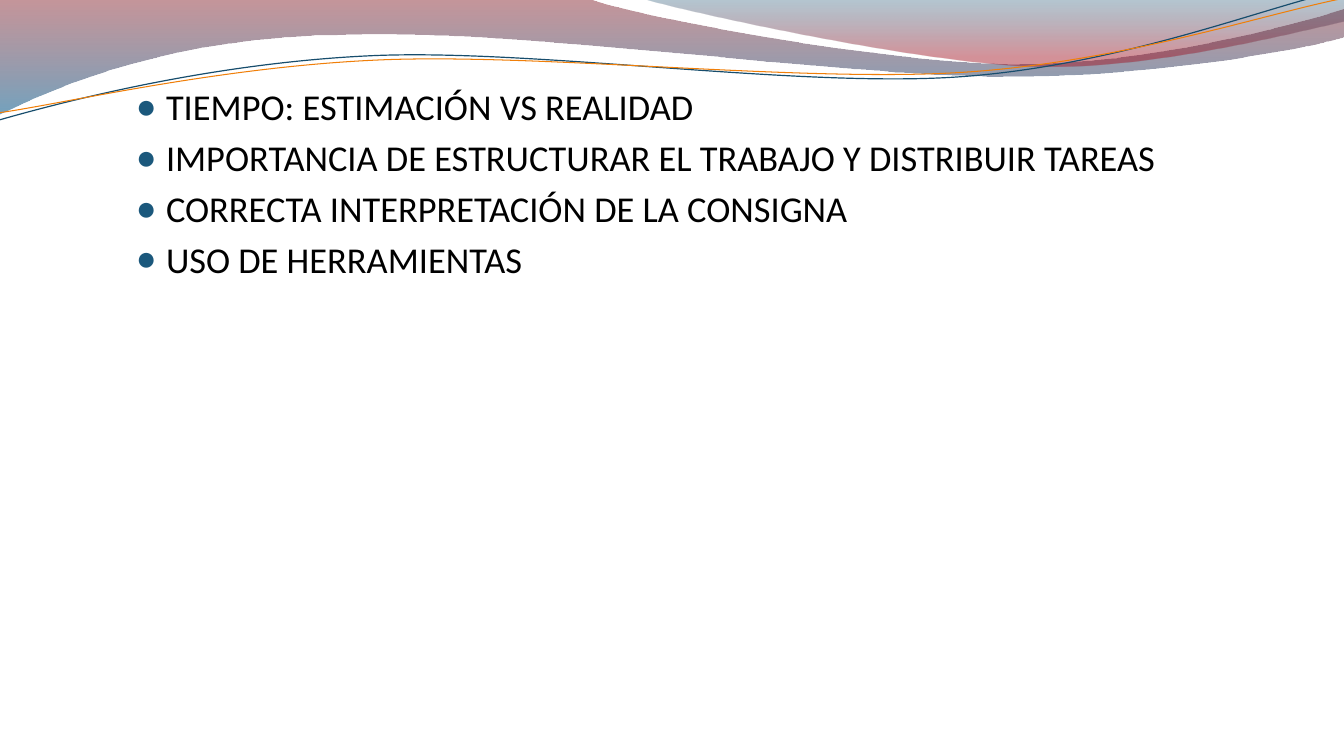
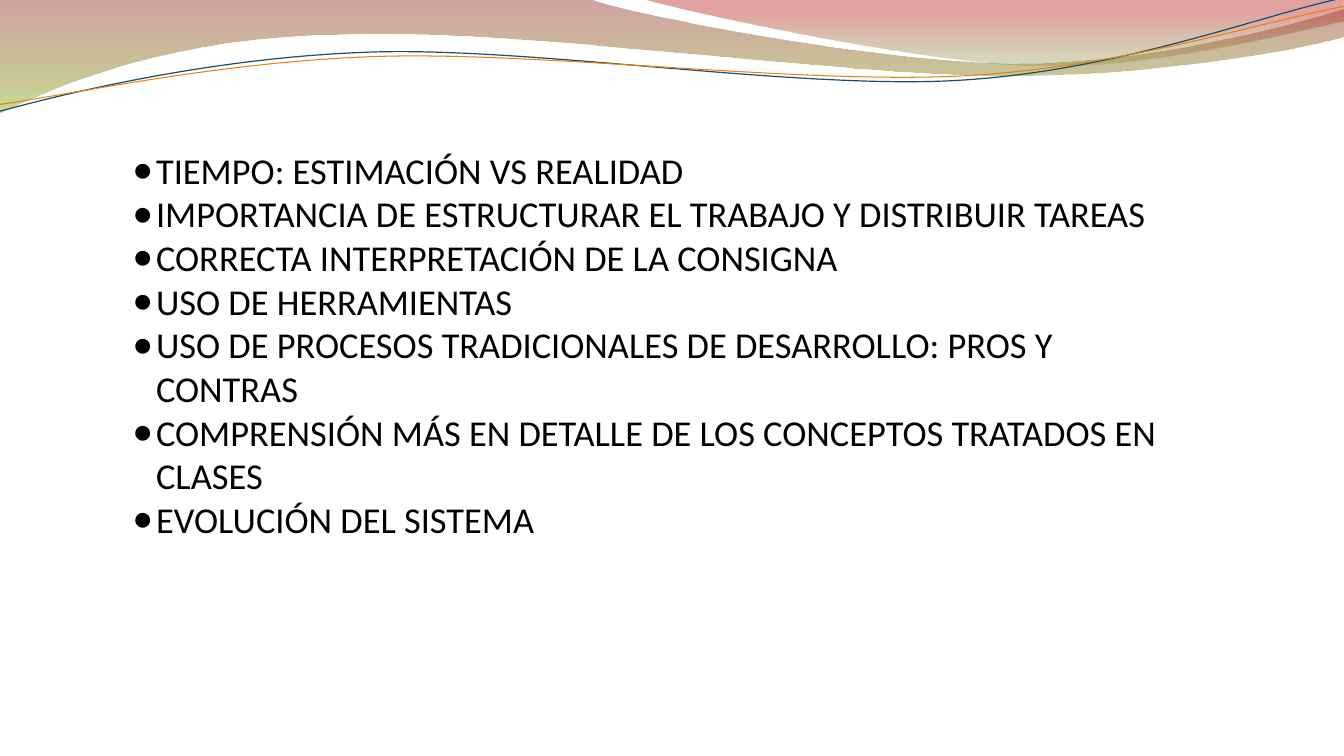
Before and after one commit to jerebenitez/2017-UNC-IngSoft-cmd, a slide deck: slide 25 of docs/Pesentación.pptx (slide 24 before the commit). Drawn at 1344x756 pixels with LibreOffice and Linux fonts; fonts in the diff are those of the drawing; background and template pictures are left out. Boxes give left, top, right and bottom in pixels: in the first picture for what was removed or moved away, otherwise in the second. Text is boxed around its words. In the diff, an @@ line names an element or a change of style, - is before the commit and + after.

```diff
--- a/docs/Pesentación.pptx
+++ b/docs/Pesentación.pptx
@@ freeform shape at [0, 0, 1344, 114]: fill gradient #7E1621 to #005689 to gradient #973330 to #95C238; outline redrawn @@
@@ freeform shape: place and size @@
-freeform shape at [0, 0, 1344, 125]
+freeform shape at [0, 0, 1344, 118]
@@ freeform shape at [0, 0, 1344, 118]: outline #184E6D 0.85 pt to #174D6D 0.85 pt @@
@@ freeform shape: place and size @@
-freeform shape at [0, 0, 1344, 120]
+freeform shape at [0, 6, 1344, 113]
@@ freeform shape at [0, 6, 1344, 113]: outline #F07F09 0.75 pt to #F07F09 0.74 pt @@
@@ freeform shape at [644, 0, 1344, 70]: fill gradient #094467 to #A10F1F to gradient #769537 to #BE3330; outline redrawn @@
@@ text "TIEMPO: ESTIMACIÓN VS REALIDAD": place and size @@
-text "TIEMPO: ESTIMACIÓN VS REALIDAD" at [166, 90, 1155, 274]
+text "TIEMPO: ESTIMACIÓN VS REALIDAD" at [156, 154, 1156, 534]
@@ text at [156, 154, 1145, 316]: indent changed; less space between paragraphs @@
@@ text at [156, 334, 1156, 534]: paragraphs added @@
+● USO DE PROCESOS TRADICIONALES DE DESARROLLO: PROS Y CONTRAS
+● COMPRENSIÓN MÁS EN DETALLE DE LOS CONCEPTOS TRATADOS EN CLASES
+● EVOLUCIÓN DEL SISTEMA
```
Also in this commit, not shown: 23 other slides changed, 1 slide added.
